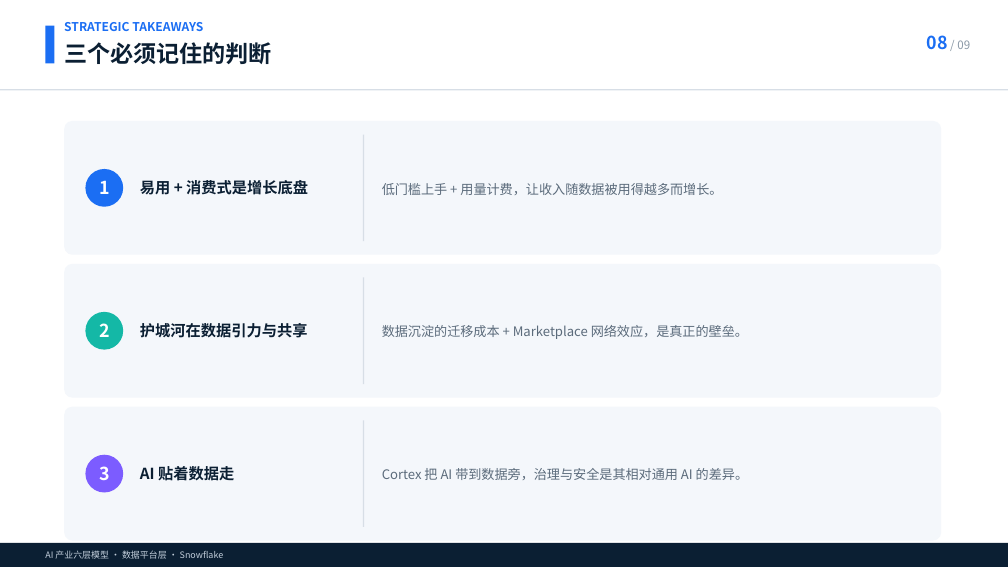
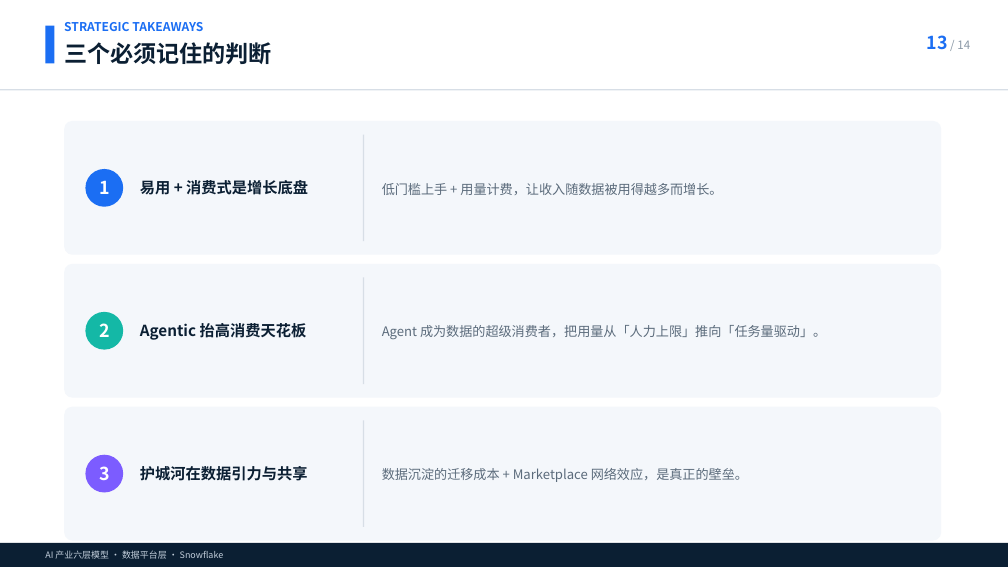
Before and after one commit to chenliang613/SocratesAI, a slide deck: slide 13 of output/Snowflake的AI产业.pptx (slide 8 before the commit). Drawn at 1008x567 pixels with LibreOffice and Linux fonts; fonts in the diff are those of the drawing. Boxes give left, top, right and bottom in pixels: in the first picture for what was removed or moved away, otherwise in the second. Text is boxed around its words. In the diff, an @@ line names an element or a change of style, - is before the commit and + after.

```diff
--- a/output/Snowflake的AI产业.pptx
+++ b/output/Snowflake的AI产业.pptx
@@ text at [927,35,970,50]: text changed @@
-08 / 09
+13 / 14
@@ text at [140,323,307,340]: text changed @@
-护城河在数据引力与共享
+Agentic 抬高消费天花板
@@ text at [382,325,826,339]: text changed @@
-数据沉淀的迁移成本 + Marketplace 网络效应，是真正的壁垒。
+Agent 成为数据的超级消费者，把用量从「人力上限」推向「任务量驱动」。
@@ text at [140,466,308,481]: text changed @@
-AI 贴着数据走
+护城河在数据引力与共享
@@ text at [382,468,748,482]: text changed @@
-Cortex 把 AI 带到数据旁，治理与安全是其相对通用 AI 的差异。
+数据沉淀的迁移成本 + Marketplace 网络效应，是真正的壁垒。
```
Also in this commit, not shown: 6 other slides changed, 5 slides added, 17 other files.
